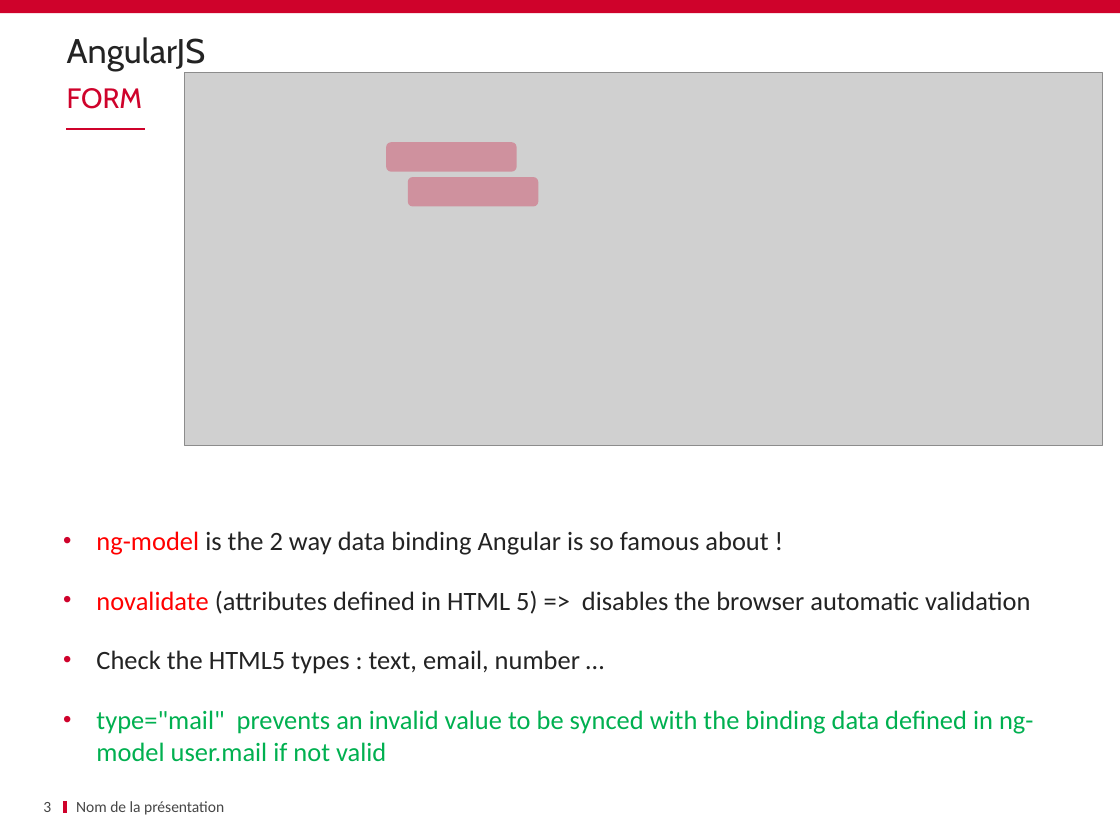
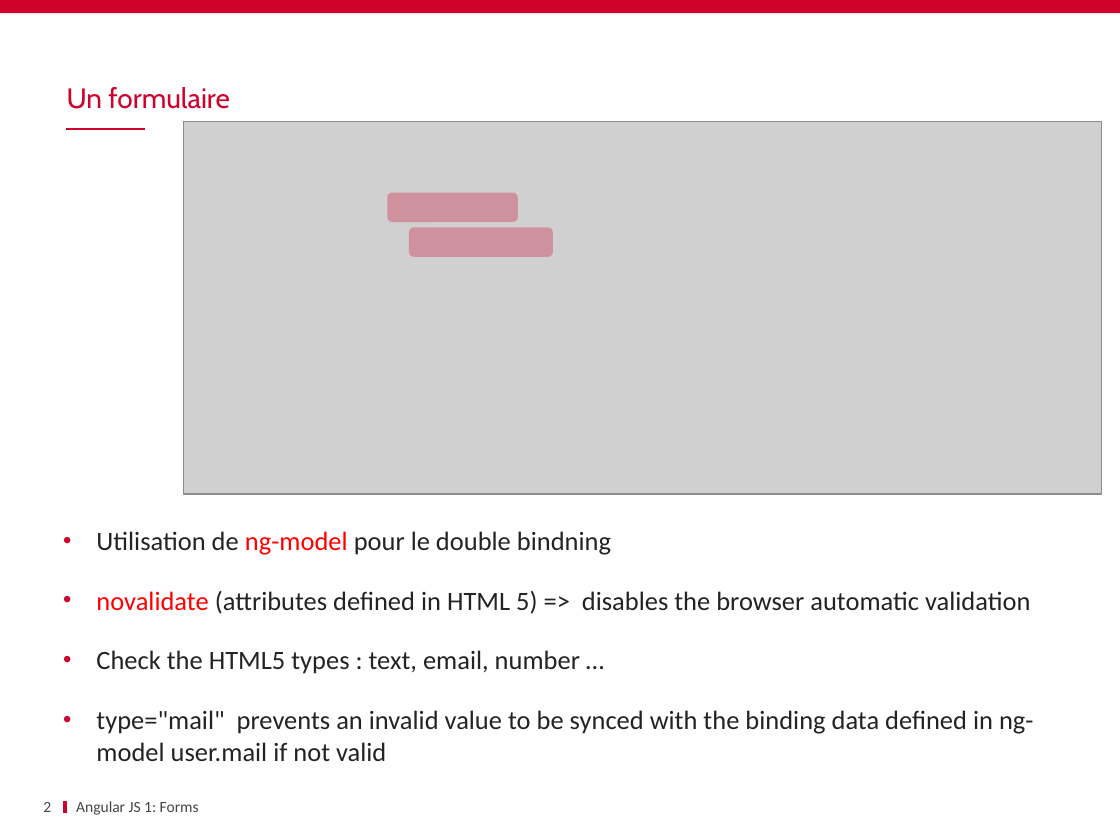
Before and after one commit to schassande/formation-angularjs1, a slide deck: slide 2 of Jour1/06 Forms/FORMS.pptx (slide 3 before the commit). Drawn at 1120x840 pixels with LibreOffice and Linux fonts; fonts in the diff are those of the drawing; grey boxes stand for pictures; background and template pictures are left out. Boxes give left, top, right and bottom in pixels: in the first picture for what was removed or moved away, otherwise in the second. Text is boxed around its words. In the diff, an @@ line names an element or a change of style, - is before the commit and + after.

Commit message:
Nettoyage des slides forms

```diff
--- a/Jour1/06 Forms/FORMS.pptx
+++ b/Jour1/06 Forms/FORMS.pptx
@@ title removed at (67, 37, 206, 71) @@
-AngularJS
@@ text at (67, 87, 229, 109): text changed @@
-FORM
+Un formulaire
@@ picture: place and size @@
-picture at (185, 73, 1103, 446)
+picture at (184, 121, 1102, 494)
@@ rounded rectangle: place and size @@
-rounded rectangle at (386, 142, 517, 171)
+rounded rectangle at (388, 193, 519, 222)
@@ rounded rectangle: place and size @@
-rounded rectangle at (408, 177, 539, 206)
+rounded rectangle at (409, 227, 553, 256)
@@ text at (96, 531, 611, 555): text changed @@
-• ng-model is the 2 way data binding Angular is so famous about !
+• Utilisation de ng-model pour le double bindning
@@ text at (96, 710, 1033, 761): text colour #00B050 to #232323 in "type="mail" prevents an invalid value to be ..." @@
@@ page number at (43, 802, 51, 812): text changed @@
-3
+2
@@ text at (76, 801, 199, 815): text changed @@
-Nom de la présentation
+Angular JS 1: Forms
```
Also in this commit, not shown: 23 other slides changed, 3 slides removed.
